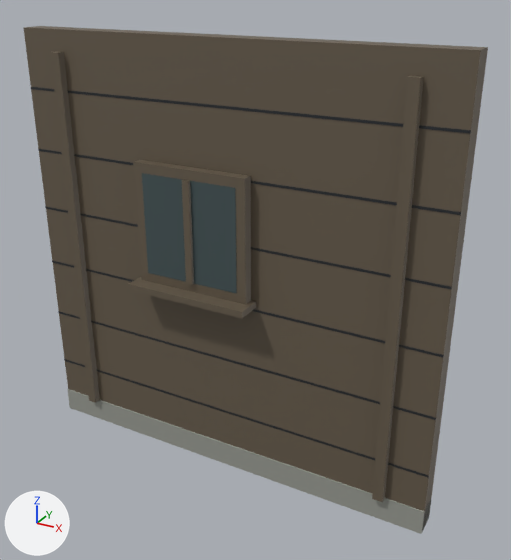
A saved change to the FBX model unity/Assets/Models/Buildings/a2015/0/base-w1.fbx.
The view is the same before and after, from a camera (50 mm lens) standing at (2.27, -3.64, 3.36) and looking at (0.23, 0.06, 1.5). The lights are fixed; the arrows at lower left show +X, +Y and +Z. The first picture is the older version. Where no turn or scale is listed for an object, it has been applied to the vertices.

Objects in the first picture: 'a2015/0/base-w1'.
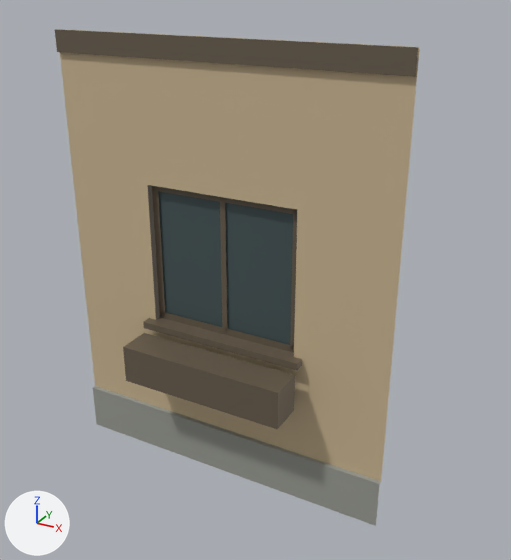
Edits to the bpy script that builds the scene:
```text
Add mat_bd_wood_cut:
    mat_bd_wood_cut = principled_material('BD_WOOD_CUT')
    mat_bd_wood_cut.base_color = (0.588, 0.463, 0.286)  # beige #cab592
    mat_bd_wood_cut.roughness = 0.75
Change me_a2015_0_base_w1:
    used by ob_a2015_0_base_w1; location = (0.0, 0.0, 0.0)
    verts and faces of me_a2015_0_base_w1; kept vertices keep their numbers, new ones are numbered from 82
    before: 18 (-1.5, 0.0, 0.88) at pixel (58, 313), 19 (1.5, 0.0, 0.88) at pixel (435, 420), 20 (1.5, 0.0, 0.89) at pixel (435, 418), 21 (-1.5, 0.0, 0.89) at pixel (58, 311)
    remove me_a2015_0_base_w1.from_pydata(...)  # 82 vertices, 49 faces; spans x -1.5..1.5, y -0.18..0.16, z 0.0..3.0
    add me_a2015_0_base_w1.from_pydata(...)  # 62 vertices, 29 faces; spans x -1.2..1.2, y -0.32..0.08, z -0.05..3.0
    me_a2015_0_base_w1 part 1: a new loose piece, a box spanning x -0.6..0.6, y -0.32..-0.08, z 0.7..0.97, in mat_bd_wood (brown #675c4c)
    me_a2015_0_base_w1 part 2: the loose piece of 14 vertices spanning x -1.5..1.5, y -0.01..0.16, z 0.0..3.0 is rebuilt with 20 vertices and now spans x -1.2..1.2, y -0.03..0.08, z -0.05..3.0
    me_a2015_0_base_w1 part 3: 10 loose pieces with 60 vertices, spanning x -1.5..1.5, y -0.18..0.01, z 0.18..2.86, are deleted
    me_a2015_0_base_w1 part 4
    add delete_vertices([*range(18, 22)])  # with the faces that use them
    me_a2015_0_base_w1 part 5
    4 vertices are removed from x -1.5..1.5, y 0.0, z 2.17..2.18
    1 face is deleted
    26 vertices are added at x -1.2..1.2, y -0.07..0.06, z 1.0..3.0
    8 new vertices lie (0.0, 0.0, 1.0) away from vertices in x -0.55..0.55, y 0.05..0.06, z 1.05
    1 new face joins them, mat_bd_window_light (greyish cyan #4c5b5e)
    12 new faces join them, mat_bd_wood (brown #675c4c)
    remove me_a2015_0_base_w1.materials.append(mat_bd_brack)  # dark grey #3c3f45
    add me_a2015_0_base_w1.materials.append(mat_bd_wood_cut)  # beige #cab592
```

Changed parts and their boxes (x1, y1, x2, y2) in the pictures (511 x 560 px):
'a2015/0/base-w1', reshaped (21% narrower)
    before: (23, 26, 488, 534)
    after: (55, 29, 420, 526)
part 1 of me_a2015_0_base_w1, added (brown)
    after: (123, 333, 295, 429)
part 2 of me_a2015_0_base_w1, rebuilt (22% narrower)
    before: (23, 26, 488, 534)
    after: (57, 29, 420, 526)
part 3 of me_a2015_0_base_w1, deleted
    before: (31, 51, 471, 502)
part 4 of me_a2015_0_base_w1, deleted
    before: (58, 311, 436, 420)
part 5 of me_a2015_0_base_w1, reshaped
    before: (38, 149, 461, 215)
    after: (55, 29, 418, 370)
